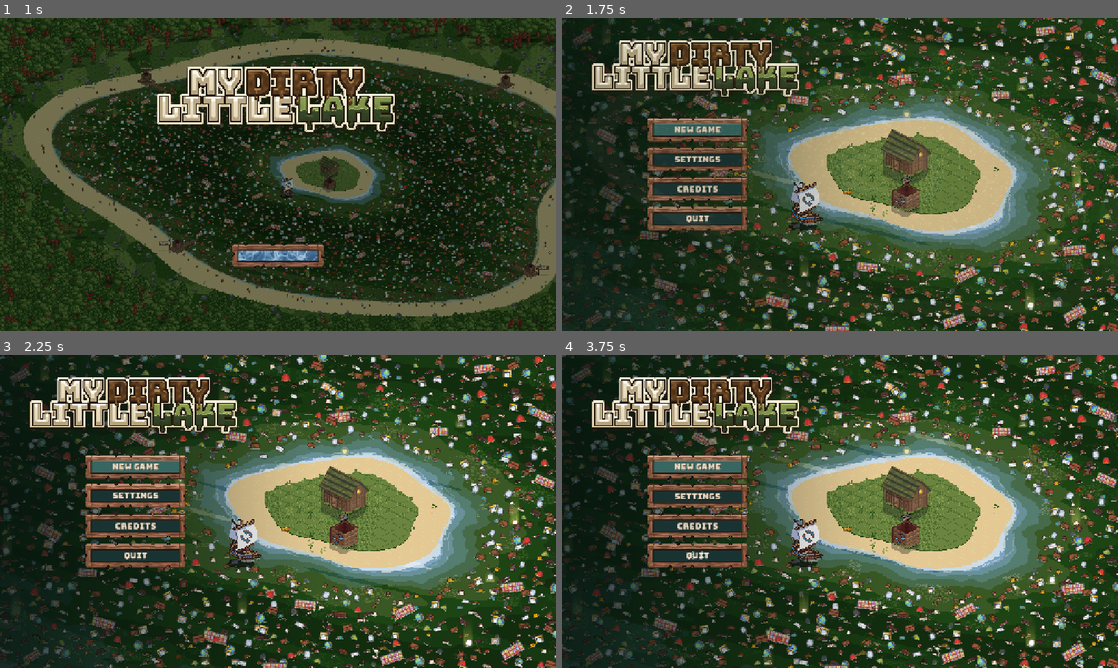
Above: before the commit, frames 1-4 (two rows, left to right).
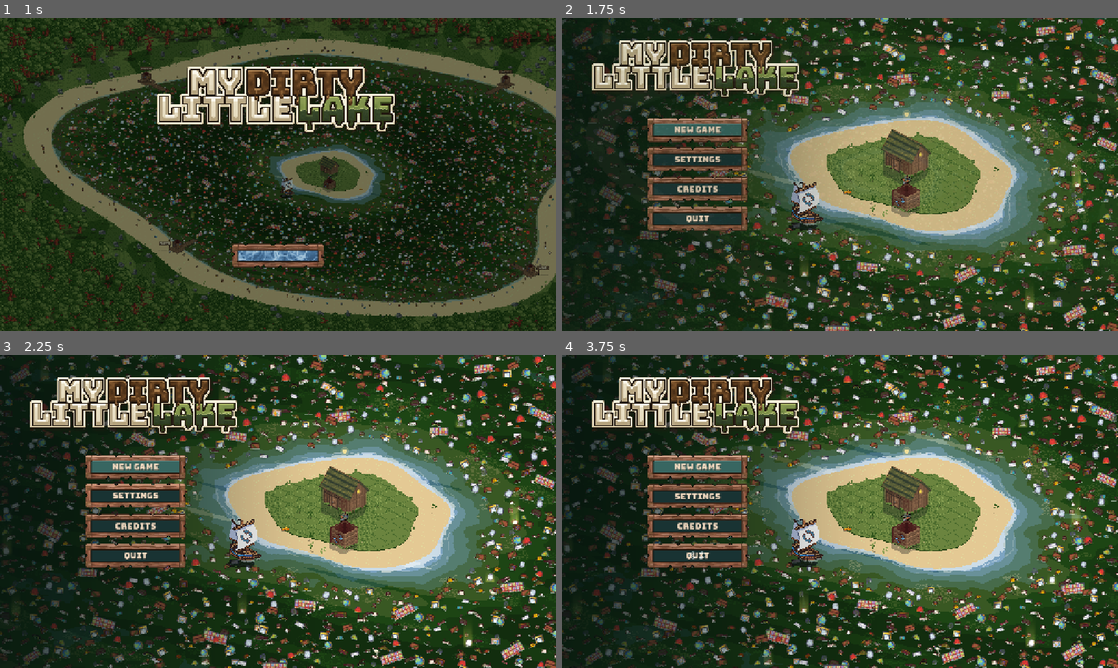
Above: after the commit, the same moments.

Repository: richardwolter/Games
Game: Godot game, scene res://scenes/boot.tscn
Two runs of this game, one before a commit and one after it. Both use one fixed random seed, a clock stepped at 60 frames per second and the inputs below.
Inputs (mouse positions are in pixels of both pictures, inside the frame that each line leads up to):
- Up to frame 1 (1 s): tap Enter at 0.5 s; move the mouse to (400, 158) at 0.52 s; hold D (walk_right) from 0.53 s (still down); click (400, 158) at 0.6 s
- Up to frame 2 (1.75 s): release D (walk_right) at 1.25 s; drag from (695, 130) to (812, 237) at 1.27 s
- Up to frame 3 (2.25 s): move the mouse to (133, 495) at 2.02 s; hold D (walk_right) from 2.03 s (still down); tap E (interact) at 2.1 s
- Up to frame 4 (3.75 s): click (695, 495) at 2.3 s; release D (walk_right) at 2.75 s; drag from (695, 527) to (673, 464) at 2.77 s; drag from (695, 555) to (867, 511) at 3.52 s

Frame 1 is identical in both runs. In frame 2, 1.4% of the frame differs, in the area x 33-100%, y 0-84%; in frame 3, 1.6%; in frame 4, 1.8%, in the area x 31-100%, y 0-96%.

Commit message:
Lake Cleanup: the bank's shallows read as dirty as the middle, the reel's stray streak is gone, a wider lane
Towards the outer bank a tile's room in the pooled share is its own fill rather
than nine slots, so a full shallow reads dirty and still lightens a piece at a
time. The net's bow wave is dropped the moment the reel ends: it used to fall
back to a heading of dead right at the angler and ease out there. LANE_WIDE
0.35 to 0.5.

Co-Authored-By: Claude Fable 5.1 <noreply@anthropic.com>

Diff:
--- a/Lake Cleanup/scripts/hull_foam.gd
+++ b/Lake Cleanup/scripts/hull_foam.gd
@@ -98,6 +98,17 @@
 	queue_redraw()
 
 
+## Gone now, no easing out. For a wave whose maker has stopped being in the water at all: a
+## net that has come home to the angler's hand has nothing left to part, and a wave dying
+## away over a couple of frames there is foam at the player's feet on dry land.
+func drop() -> void:
+	if _push <= 0.0 and _shown_push <= 0.0:
+		return
+	_push = 0.0
+	_shown_push = 0.0
+	queue_redraw()
+
+
 func _draw() -> void:
 	if _push <= 0.0:
 		return
--- a/Lake Cleanup/scripts/lake.gd
+++ b/Lake Cleanup/scripts/lake.gd
@@ -242,8 +242,20 @@
 ## longer, over one lightens it early. FILTH_FLOOR is what the strength bottoms out at
 ## where there is any rubbish at all, picked to land inside the first state past clean
 ## (LakeGrid.FILTH_STATE_AT) on a tile with a piece on it. `test_lake` guards that.
+##
+## **Towards the outer bank a tile's room is its own, not the deepest's** (FILTH_BANK_FROM,
+## second pass the same day, Richard: "the beach shores are too clear... more grimy even
+## with less objects"). Against nine slots a full two-deep shallow is a quarter full and
+## read murky going hazy from the first frame. From FILTH_BANK_FROM of the way out to the
+## bank the room eases from MAX_SLOTS to what the fill actually put there (the strand's
+## tiles count FILTH_STRAND_ROOM), so a full shallow reads as dirty as a full deep bay —
+## and still lightens a piece at a time, which a flat lift near the bank (asked for first,
+## turned down on the pushback) would not: it holds until the last piece and then jumps.
+## Outer bank only: by the island the weight is nought and nothing there moved.
 const FILTH_POOL := 3
-const FILTH_SHARE_BITE := 0.5
+const FILTH_BANK_FROM := 0.5
+const FILTH_STRAND_ROOM := 2
+const FILTH_SHARE_BITE := 0.7
 const FILTH_FLOOR := 0.34
 
 ## Seconds between rebuilds of the map, at most. It is a moment of work on a grid this size
@@ -291,7 +303,7 @@
 ## the tail of the lane closing anyway.
 const LANE_POINTS := 24
 const LANE_SPACING := 14.0
-const LANE_WIDE := 0.35
+const LANE_WIDE := 0.5
 const LANE_LIFE := 2.0
 ## The patch's shape is a blob noise rolled per catch (`_patch_rng`): the rim wanders in and
 ## out of the mouth's disc and the grime comes back as spots that grow and join, so no two
@@ -4719,8 +4731,7 @@
 		for ty in rows:
 			var run := 0
 			for tx in cols:
-				if Iso.floats_here(tx, ty) or Iso.on_strand(tx, ty):
-					run += Iso.MAX_SLOTS
+				run += _room_at(tx, ty)
 				_filth_room[(ty + 1) * wide + tx + 1] = _filth_room[ty * wide + tx + 1] + run
 	var held := PackedInt32Array()
 	held.resize(wide * (rows + 1))
@@ -4750,6 +4761,22 @@
 			var pieces := held[foot + right] - held[top + right] - held[foot + left] + held[top + left]
 			share[ty * cols + tx] = clampf(float(pieces) / float(room), 0.0, 1.0)
 	return share
+
+
+## What one tile could hold, for the pooled share: MAX_SLOTS over most of the lake, easing
+## to the tile's own fill towards the outer bank. Nought where nothing is ever put. In
+## whole slots, so the summed tables stay whole numbers. See FILTH_BANK_FROM.
+func _room_at(tx: int, ty: int) -> int:
+	var own := 0
+	if Iso.floats_here(tx, ty):
+		own = maxi(int(Iso.depth_at(tx, ty) * float(Iso.MAX_SLOTS)), 1)
+	elif Iso.on_strand(tx, ty):
+		own = FILTH_STRAND_ROOM
+	else:
+		return 0
+	var out := Iso.shore_fraction(float(tx) + 0.5, float(ty) + 0.5)
+	var bank := smoothstep(FILTH_BANK_FROM, 1.0, out)
+	return maxi(int(round(lerpf(float(Iso.MAX_SLOTS), float(own), bank))), 1)
 
 
 ## How much of the water reads clean on the map, and which tiles: the stage nature is at.
--- a/Lake Cleanup/scripts/net.gd
+++ b/Lake Cleanup/scripts/net.gd
@@ -952,25 +952,34 @@
 ## uncovered, and the last ring finishes after it leaves (2026-09-15, Richard; `Sfx.hover_find`).
 ## The marker is up while a cast is out too, so this is too; not on the double cast's second
 ## net, which draws no marker, and not while a board is over the water and the angler is held.
-## The mouth's foam: pushed while the net is reeling, dying away otherwise. Laid at the
+## The mouth's foam: pushed while the net is reeling, gone the moment it is not. Laid at the
 ## mouth's own spot, pointed the way it is being pulled — towards the angler — and sized to
 ## the mouth it is on, so a wider net pushes a wider wave.
 func _push_bow(delta: float) -> void:
 	if _bow == null:
 		return
+	# Only a reel pushes a wave, and only a reel aims one. The moment it ends the net is in
+	# the angler's hand and the wave is dropped where it was — it used to fall back to a
+	# heading of dead right at the net's home, which is the angler, and ease out from
+	# there: a streak of foam pointing east beside the player after every haul (Richard,
+	# 2026-09-17).
+	if state != State.REELING or angler == null:
+		_bow.drop()
+		return
 	var at := world_pos()
 	var extent := mouth_extent()
-	var reeling := state == State.REELING and angler != null
-	var heading := Vector2.RIGHT
-	if reeling and angler.position.distance_squared_to(at) > 0.01:
+	var heading := Vector2.ZERO
+	if angler.position.distance_squared_to(at) > 0.01:
 		heading = (angler.position - at).normalized()
 	# The wave's bow sits on the mouth's leading rim, not its middle: the streaks run back
 	# from there along the rim's sides, drawn behind the net so what shows is the water
 	# parting round the front of it. Laid at the middle, the whole wave was under the mesh.
-	_bow.position = at + Vector2(heading.x, heading.y * 0.5) * extent * 0.5
+	# With no heading to speak of (the mouth is on the angler) the wave stays where it was.
+	if heading != Vector2.ZERO:
+		_bow.position = at + Vector2(heading.x, heading.y * 0.5) * extent * 0.5
 	_bow.half_length = extent * 0.5
 	_bow.half_width = extent * MOUTH_FLARE
-	_bow.lay(heading, 1.0 if reeling else 0.0, delta)
+	_bow.lay(heading, 1.0, delta)
 
 
 func _chime_at_finds() -> void:
--- a/Lake Cleanup/tools/test_lake.gd
+++ b/Lake Cleanup/tools/test_lake.gd
@@ -4650,13 +4650,37 @@
 		if state == 0:
 			blue_under_junk += 1
 	_check(blue_under_junk == 0, "water touching a piece never reads clean", "%d tiles" % blue_under_junk)
-	_check(seen.size() >= 3 and seen.has(LakeGrid.FILTH_STATES),
-		"a fresh lake is several shades, the dirtiest among them", str(seen))
-	# Deep water by the island is fouler than the shallows by the bank.
+	# A fresh lake is filthy edge to edge since the bank's shallows are measured against
+	# their own fill: the shades come from working it, not from how deep it is.
+	var total_seen := 0
+	for state: int in seen:
+		total_seen += int(seen[state])
+	_check(int(seen.get(LakeGrid.FILTH_STATES, 0)) * 2 > total_seen,
+		"most of a fresh lake's rubbish lies in the dirtiest water", str(seen))
+	# The bank's shallows are measured against their own fill, so full ones read as foul as a
+	# full deep bay — and half fetched, lighter, rather than holding until the last piece.
 	var deep := _grid.index_of(int(Iso.CENTRE.x) - 10, int(Iso.CENTRE.y))
 	var shallow := _grid.index_of(int(Iso.CENTRE.x - Iso.RADIUS.x * 0.8), int(Iso.CENTRE.y))
-	_check(_grid.filth[deep] > _grid.filth[shallow], "deep stacks read fouler than shallow ones",
-		"%d against %d" % [_grid.filth[deep], _grid.filth[shallow]])
+	_check(_grid.water_state(shallow) == LakeGrid.FILTH_STATES
+		and _grid.water_state(deep) == LakeGrid.FILTH_STATES,
+		"a full shallow by the bank reads as dirty as a full deep bay",
+		"states %d and %d" % [_grid.water_state(shallow), _grid.water_state(deep)])
+	var bank_before := _grid.water_state(shallow)
+	var bank_at := _grid.tile_of(shallow)
+	var bank_kept := {}
+	for index in _grid.stacks.size():
+		var tile := _grid.tile_of(index)
+		if absi(tile.x - bank_at.x) <= 4 and absi(tile.y - bank_at.y) <= 4:
+			bank_kept[index] = _grid.stacks[index].duplicate()
+			if tile.x % 2 == 0:
+				_grid.stacks[index].resize(0)
+	_main._build_filth_map()
+	var bank_after := _grid.water_state(shallow)
+	_check(bank_after < bank_before and bank_after >= 1,
+		"a half-fetched bank is lighter, and not yet clean", "state %d -> %d" % [bank_before, bank_after])
+	for index: int in bank_kept:
+		_grid.stacks[index] = bank_kept[index]
+	_main._build_filth_map()
 	# Lift half of every stack round the deep tile: its water comes up a shade or more, is
 	# still not clean, and nothing anywhere got dirtier for it.
 	var before := _grid.filth.duplicate()
@@ -4776,10 +4800,17 @@
 			and bow.position.distance_to(_net.world_pos()) > 1.0, "on the mouth's leading rim", "")
 		_check(is_equal_approx(bow.half_width, _net.mouth_extent() * CastNet.MOUTH_FLARE),
 			"sized to the mouth", "%.1f" % bow.half_width)
+		# Home is the angler's hand: the wave is gone on the spot, not eased out beside the
+		# player, and nothing re-aims it on the way.
+		var bow_at := bow.position
+		var bow_heading: Vector2 = bow.get(&"_heading")
 		_net.state = CastNet.State.IDLE
-		for i in 60:
-			_net.call(&"_push_bow", 0.05)
-		_check(float(bow.get(&"_push")) <= 0.0, "and it dies away at home", "%.2f" % float(bow.get(&"_push")))
+		_net.tile_pos = _angler.tile_pos
+		_net.call(&"_push_bow", 0.05)
+		_check(float(bow.get(&"_push")) <= 0.0, "and it is gone the moment the net is home",
+			"%.2f" % float(bow.get(&"_push")))
+		_check(bow.position.is_equal_approx(bow_at) and (bow.get(&"_heading") as Vector2).is_equal_approx(bow_heading),
+			"never moved to the angler or turned on its way out", "")
 		_net.state = state_was
 		_net.tile_pos = at_was
 
Not shown, changed: Lake Cleanup/CLAUDE.md
